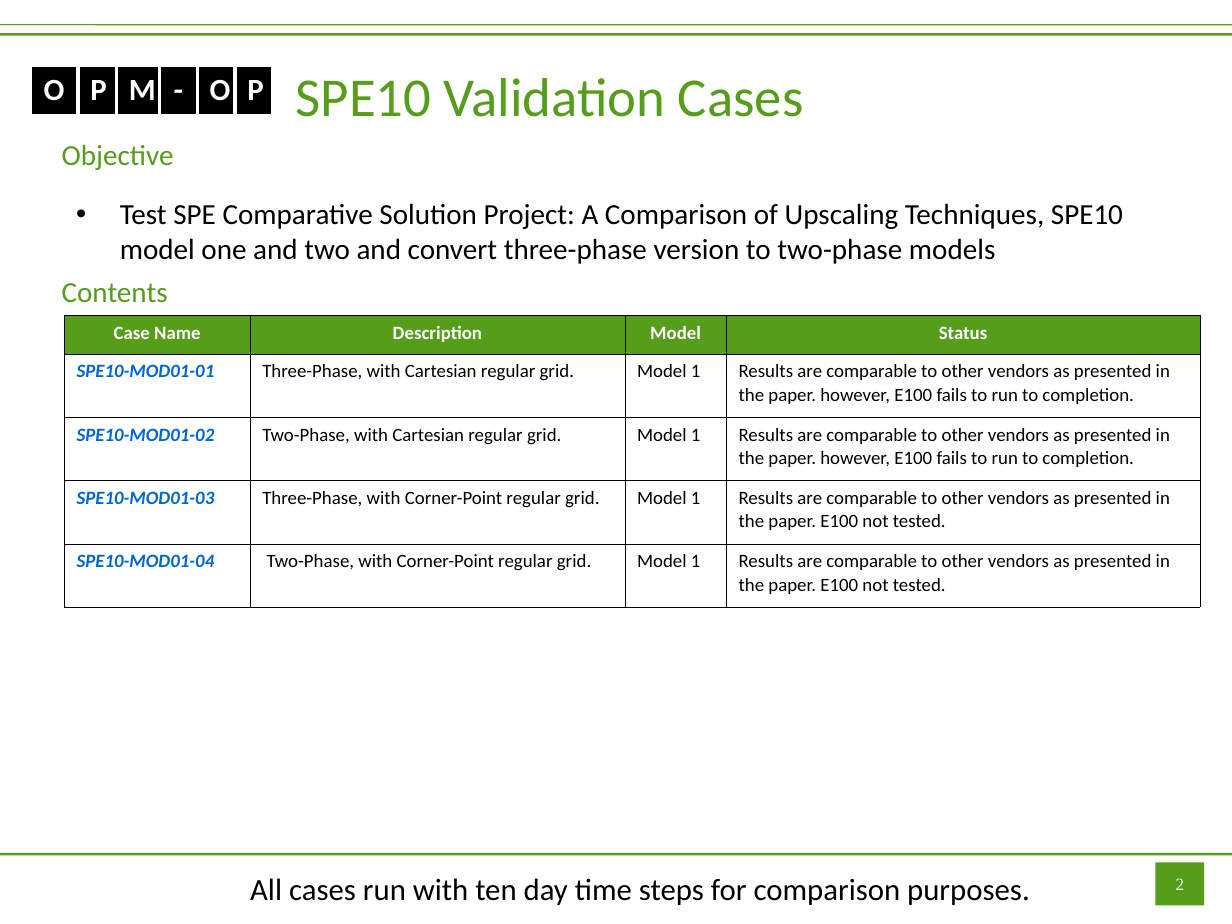
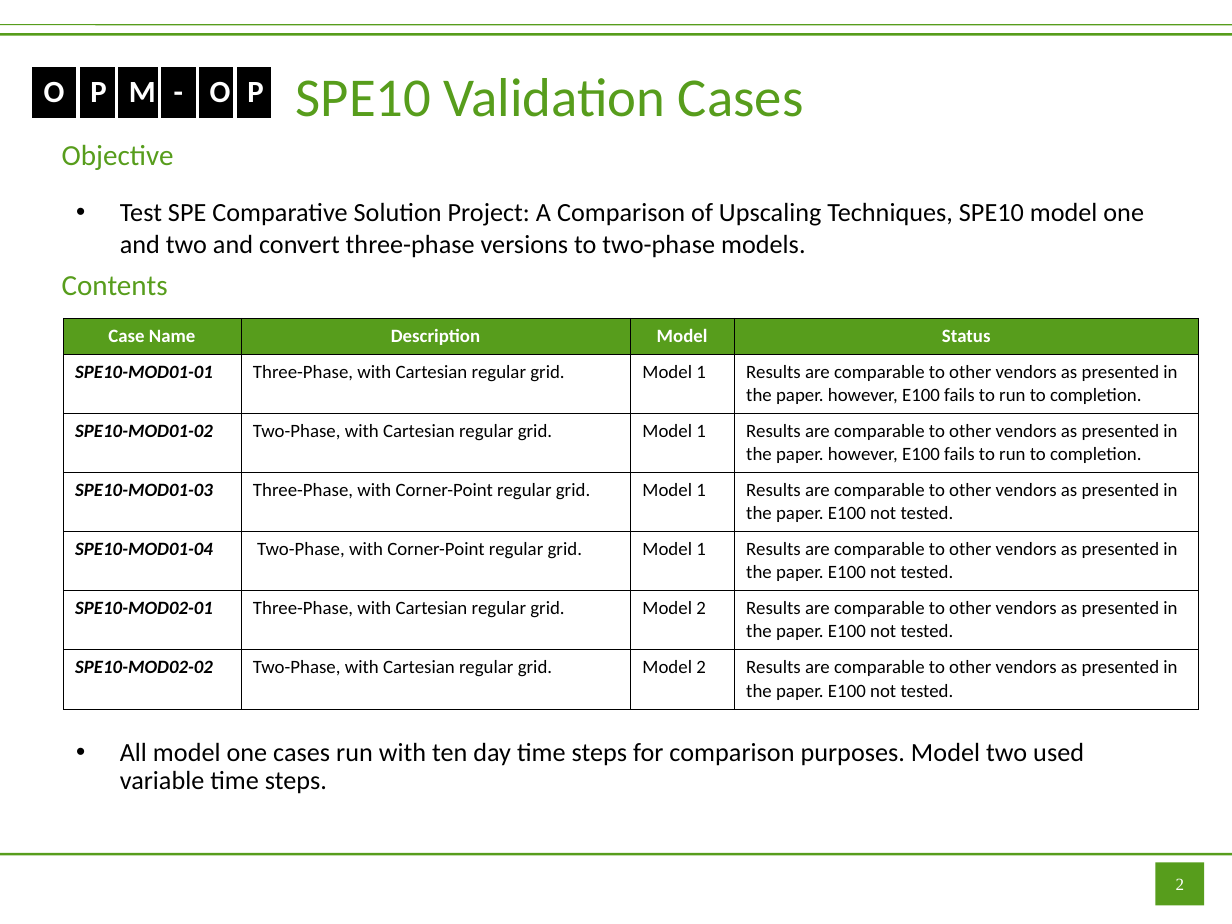
Before and after one commit to OPM/opm-tests, a slide deck: slide 2 of spe10/SPE10.odp. Drawn at 1232x924 pixels with LibreOffice and Linux fonts; fonts in the diff are those of the drawing. Boxes give left, top, right and bottom in pixels: in the first picture for what was removed or moved away, otherwise in the second. Text is boxed around its words. In the diff, an @@ line names an element or a change of style, - is before the commit and + after.

Commit message:
SPE10 Documentation
SPE10 documentation updated for model two runs.

```diff
--- a/spe10/SPE10.odp
+++ b/spe10/SPE10.odp
@@ table: place and size @@
-table at bbox=[30, 65, 274, 112]
+table at bbox=[30, 65, 274, 120]
@@ text at bbox=[120, 202, 1144, 258]: text changed; size 17 to 15.3 pt @@
-• Test SPE Comparative Solution Project: A Comparison of Upscaling Techniques, SPE10 model one and two and convert three-phase version to two-phase models
+• Test SPE Comparative Solution Project: A Comparison of Upscaling Techniques, SPE10 model one and two and convert three-phase versions to two-phase models.
@@ table at bbox=[63, 318, 1198, 704] @@
+row 6: SPE10-MOD02-01 | Three-Phase, with Cartesian regular grid. | Model 2 | Results are comparable to other vendors as presented in the paper. E100 not tested.
+row 7: SPE10-MOD02-02 | Two-Phase, with Cartesian regular grid. | Model 2 | Results are comparable to other vendors as presented in the paper. E100 not tested.
@@ text at bbox=[120, 742, 1084, 794]: paragraph added @@
+• All model one cases run with ten day time steps for comparison purposes. Model two used variable time steps.
@@ text removed at bbox=[250, 878, 1030, 905] @@
-All cases run with ten day time steps for comparison purposes.
```
Also in this commit, not shown: 7 other slides changed, 6 slides added, 1 slide removed, 1 other file.
